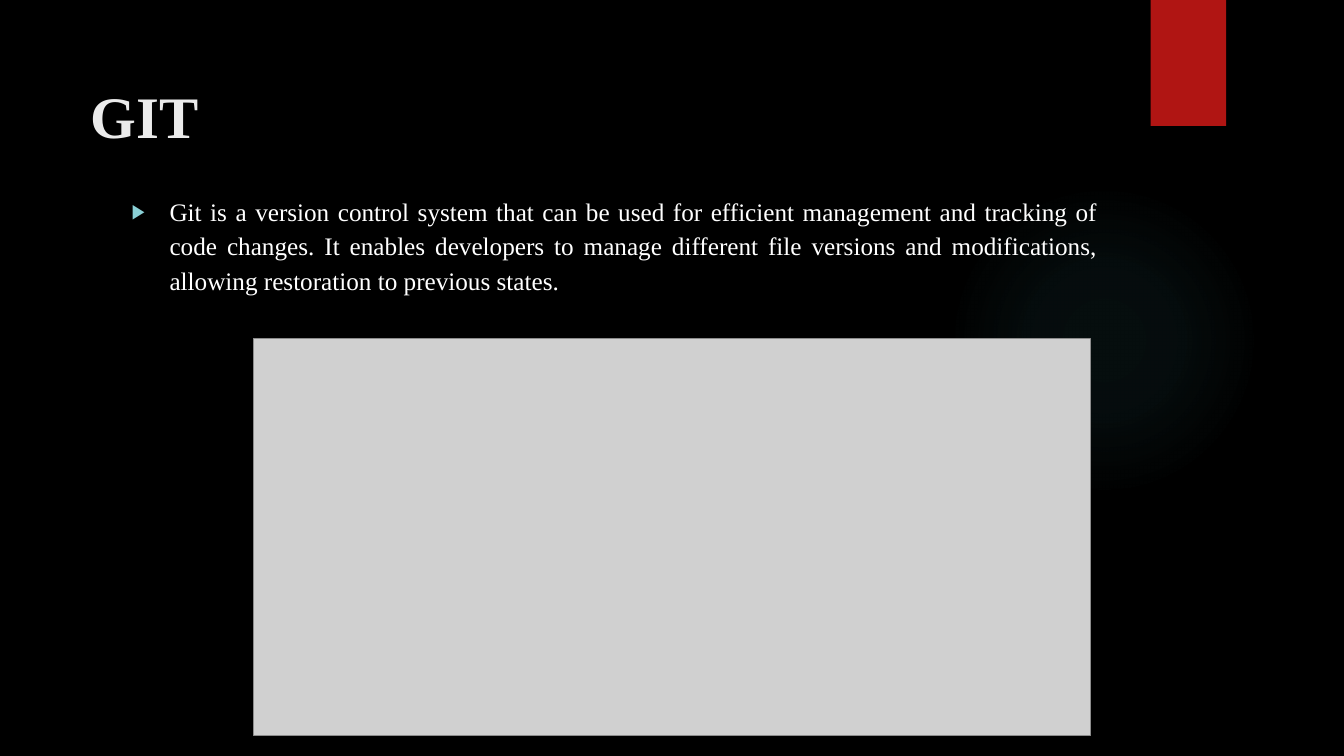
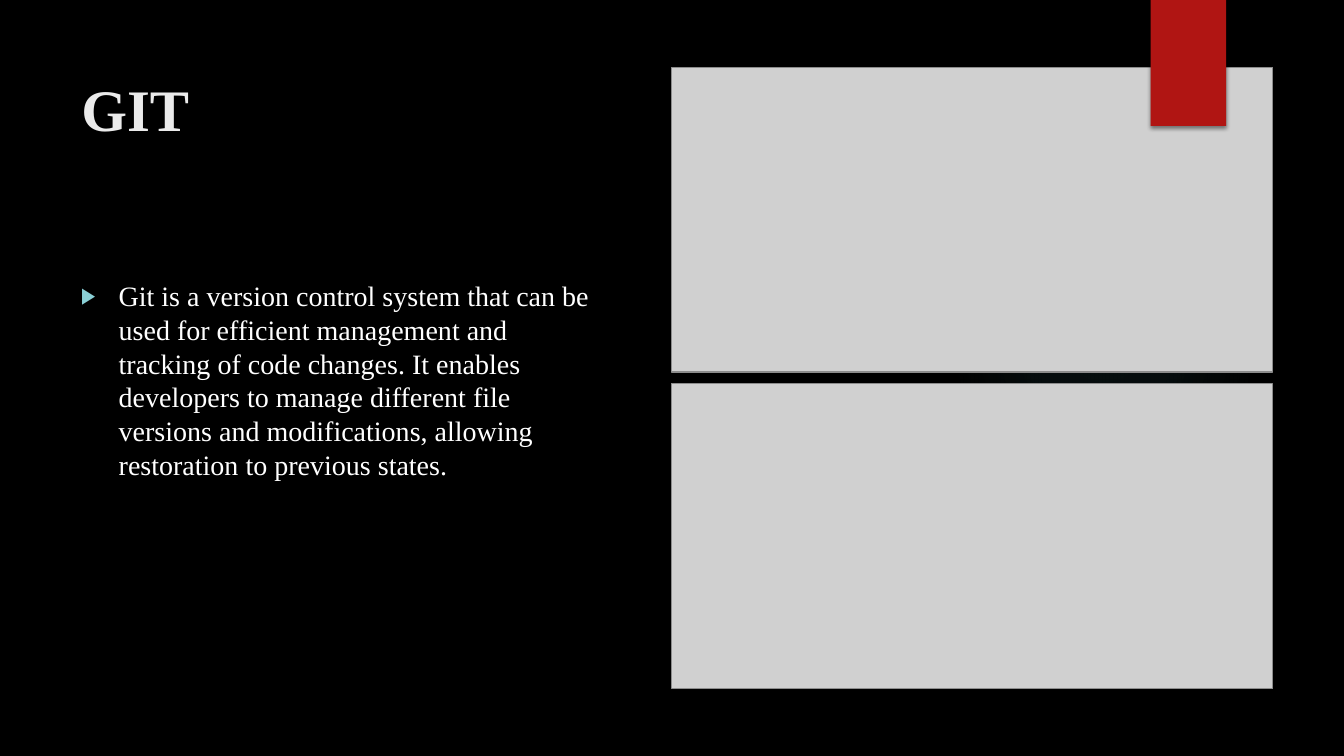
Before and after one commit to BalintBiro-hub/SysTeam, a slide deck: slide 13 of Kovta_Nyrt_EN.pptx. Drawn at 1344x756 pixels with LibreOffice and Linux fonts; fonts in the diff are those of the drawing; grey boxes stand for pictures; background and template pictures are left out. Boxes give left, top, right and bottom in pixels: in the first picture for what was removed or moved away, otherwise in the second. Text is boxed around its words. In the diff, an @@ line names an element or a change of style, - is before the commit and + after.

```diff
--- a/Kovta_Nyrt_EN.pptx
+++ b/Kovta_Nyrt_EN.pptx
@@ rectangle removed at [1150,0,1226,126] @@
@@ rectangle added at [1150,0,1226,126], fill #B01513 @@
@@ title "GIT": place and size @@
-title "GIT" at [91,99,199,139]
+title "GIT" at [81,92,189,132]
@@ picture added at [671,68,1272,373] @@
@@ text "Git is a version control ...": place and size @@
-text "Git is a version control ..." at [170,203,1097,296]
+text "Git is a version control ..." at [119,286,588,480]
@@ text "Git is a version control ..." at [119,286,588,480]: size 18 to 20 pt; alignment justified to left; line spacing 1.15 to 1 @@
@@ picture removed at [253,339,1091,736] @@
@@ picture added at [671,384,1272,690] @@
```
Also in this commit, not shown: 1 other slide changed, 1 other file.
